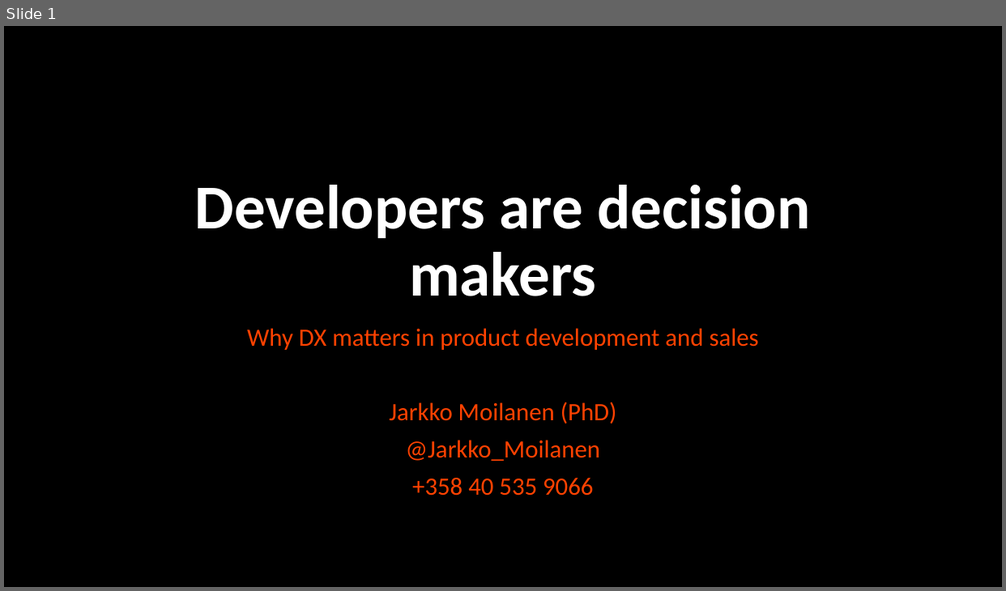
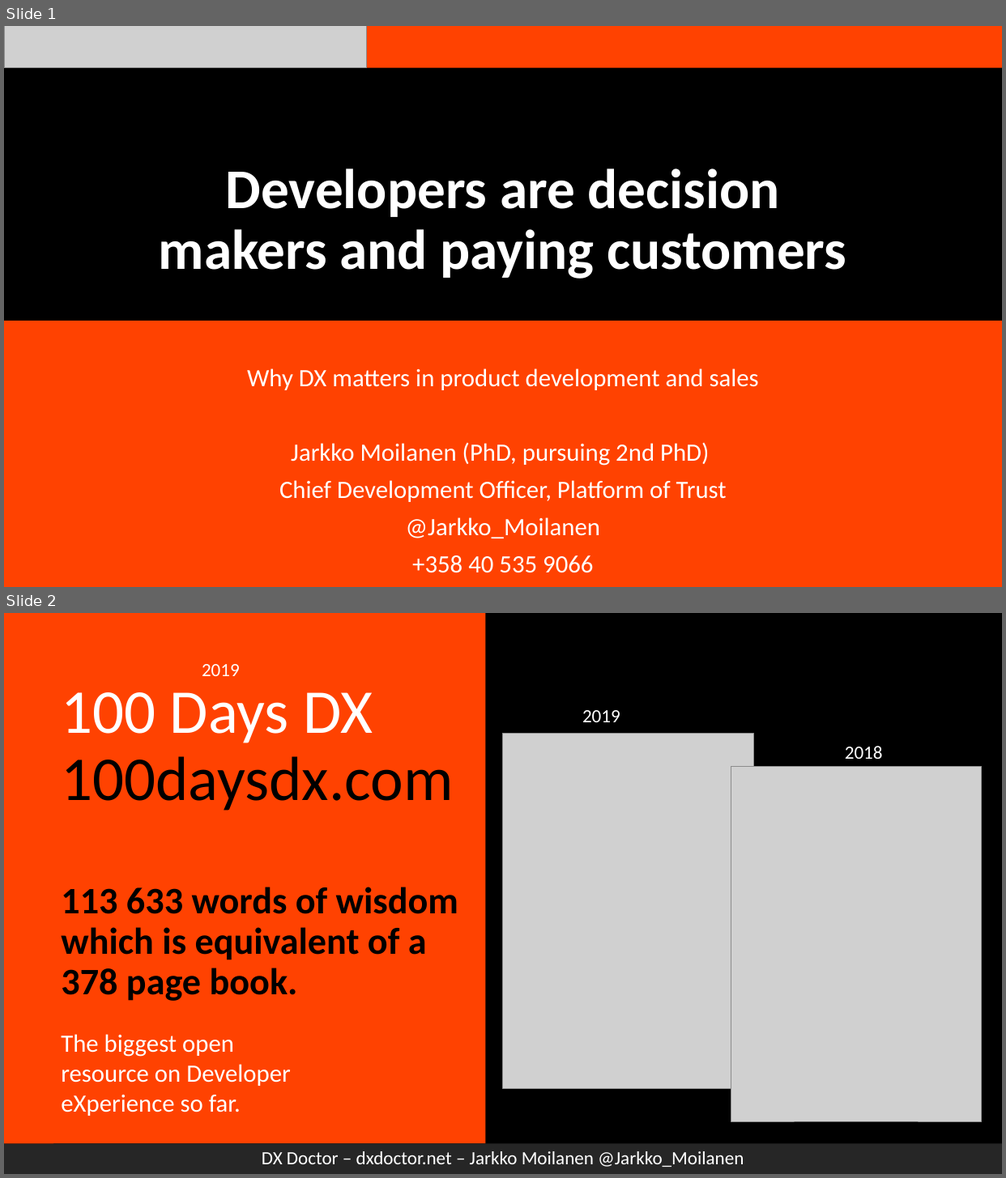
Before and after one commit to kyyberi/dxdoctor, a slide deck: presentations/issue-nov-2019.pptx. Shown one above the other, each under a label of ours: slide 1 before the commit, slides 1 and 2 after it. The pictures are 1006x591 and 1006x1178 pixels, drawn with LibreOffice and Linux fonts; fonts in the diff are those of the drawing; grey boxes stand for pictures. Boxes give left, top, right and bottom in pixels: in the first picture for what was removed or moved away, otherwise in the second. Text is boxed around its words. In the diff, an @@ line names an element or a change of style, - is before the commit and + after.

```diff
--- a/presentations/issue-nov-2019.pptx
+++ b/presentations/issue-nov-2019.pptx
@@ slide 2 added at box(4, 613, 1002, 1174), background #000000 @@
@@ rectangle added at box(4, 613, 53, 1144), fill #FF4201 @@
@@ title added at box(53, 613, 485, 1144), fill #FF4201, 36 pt, text #000000, bold @@
+100 Days DX
+100daysdx.com
+113 633 words of wisdom which is equivalent of a 378 page book.
@@ text added at box(202, 664, 240, 676), 18 pt, text #FFFFFF @@
+2019
@@ picture added at box(503, 734, 754, 1088) @@
@@ text added at box(582, 710, 620, 722), 18 pt, text #FFFFFF @@
+2019
@@ text added at box(845, 746, 883, 759), 18 pt, text #FFFFFF @@
+2018
@@ picture added at box(731, 766, 982, 1122) @@
@@ text added at box(61, 1034, 291, 1116), 24 pt, text #FFFFFF @@
+The biggest open resource on Developer eXperience so far.
@@ rectangle added at box(4, 1144, 1002, 1174), fill #262626, 18 pt, text #FFFFFF @@
+DX Doctor – dxdoctor.net – Jarkko Moilanen @Jarkko_Moilanen
@@ slide 1 changed as well @@
@@ rectangle added at box(4, 26, 1002, 68), fill #FF4201 @@
@@ picture added at box(4, 26, 366, 68) @@
@@ title at box(159, 169, 846, 279): text changed; size 60 to 54 pt @@
-Developers are decision makers
+Developers are decision makers and paying customers
@@ subtitle "Why DX matters in product ...": place and size @@
-subtitle "Why DX matters in product ..." at box(247, 328, 759, 496)
+subtitle "Why DX matters in product ..." at box(4, 321, 1002, 587)
@@ subtitle "Why DX matters in product ..." at box(4, 321, 1002, 587): fill none to #FF4201 @@
@@ subtitle at box(247, 369, 759, 574): text colour #FF4201 to #FFFFFF in "Why DX matters in product development and ...", "@Jarkko_Moilanen", "+358 40 535 9066" @@
@@ subtitle at box(279, 442, 727, 502): text changed; text colour #FF4201 to #FFFFFF @@
-Jarkko Moilanen (PhD)
+Jarkko Moilanen (PhD, pursuing 2nd PhD)
+Chief Development Officer, Platform of Trust
```
Also in this commit, not shown: 5 other slides changed, 10 other slides added, 1 other file.
